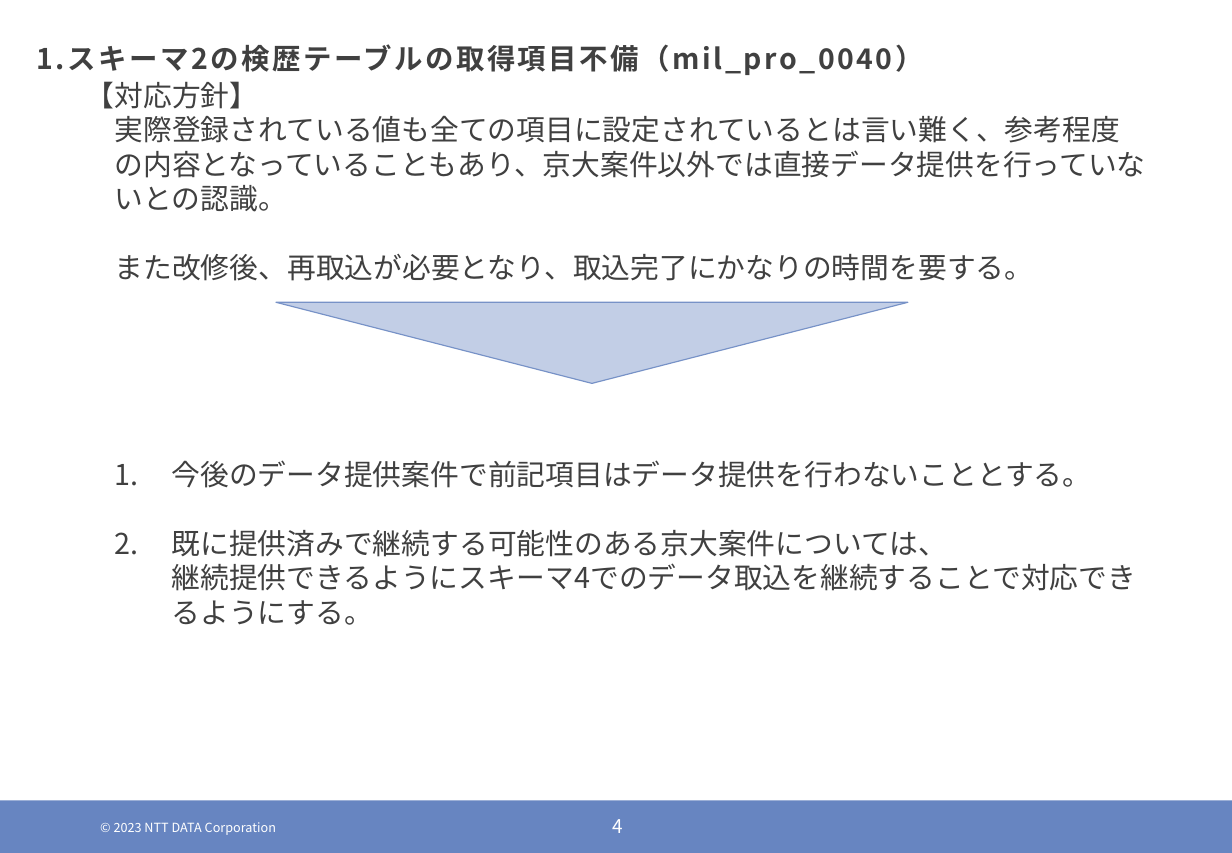
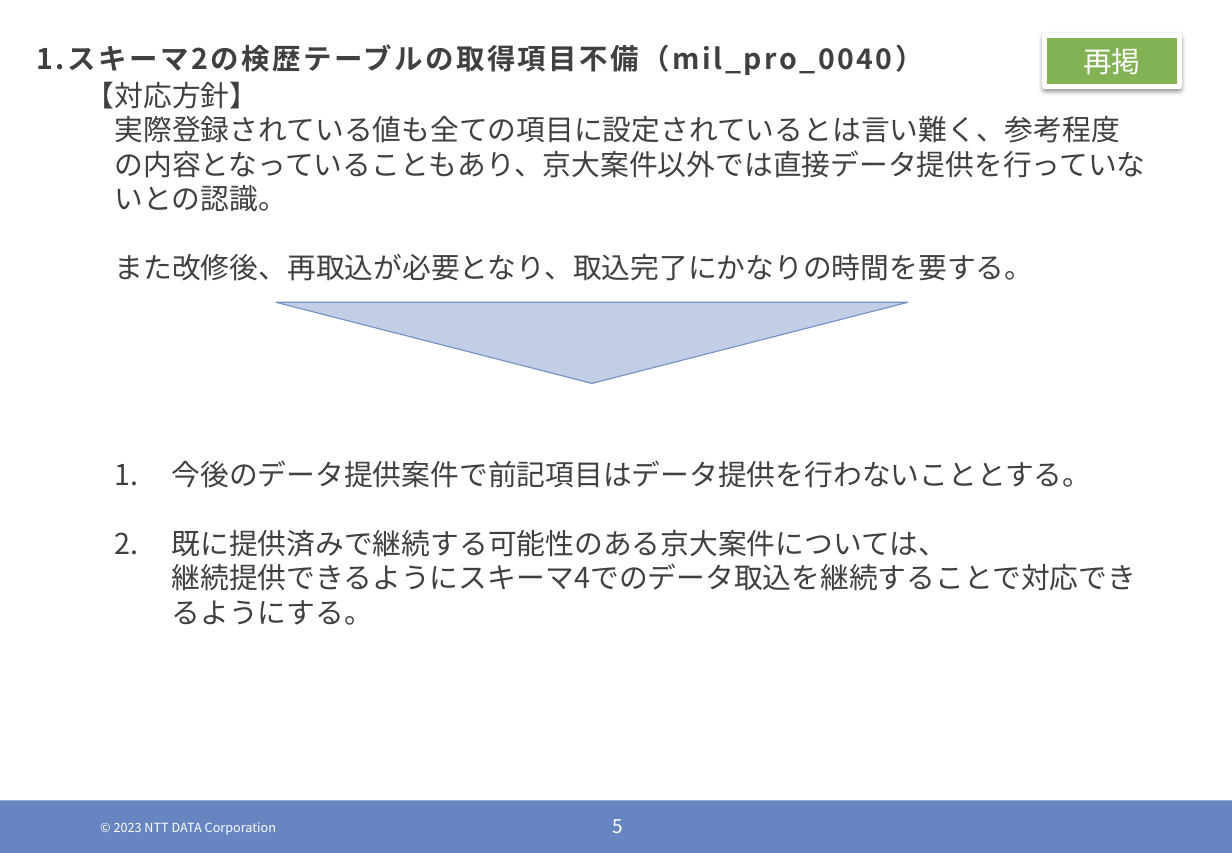
Before and after one commit to kazuyuki-ogata/calapp, a slide deck: slide 5 of 案件改善WG資料.pptx (slide 4 before the commit). Drawn at 1232x853 pixels with LibreOffice and Linux fonts; fonts in the diff are those of the drawing; background and template pictures are left out. Boxes give left, top, right and bottom in pixels: in the first picture for what was removed or moved away, otherwise in the second. Text is boxed around its words. In the diff, an @@ line names an element or a change of style, - is before the commit and + after.

```diff
--- a/案件改善WG資料.pptx
+++ b/案件改善WG資料.pptx
@@ rectangle added at [1045, 35, 1180, 86], fill #83B254, outline #FFFFFF 3 pt, 18.2 pt, text #FFFFFF @@
+再掲
@@ page number at [613, 819, 624, 833]: text changed @@
-4
+5
```
Also in this commit, not shown: 2 other slides changed, 7 slides added, 4 slides removed, 1 other file.
